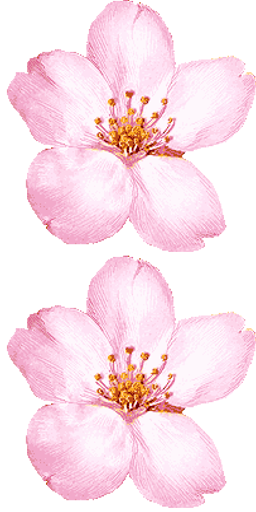
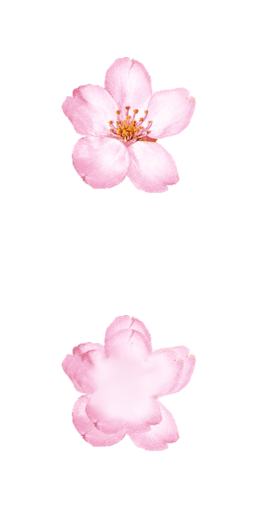
Revision of a layered 256 × 512 image; what changed, layer by layer:
added layer "Calque Copié #2" above "Calque Copié #1" over [61, 315, 196, 452]
hid "Calque Copié" over [6, 255, 256, 508]
painted on "cherry blossom.png" over [6, 0, 256, 252]
